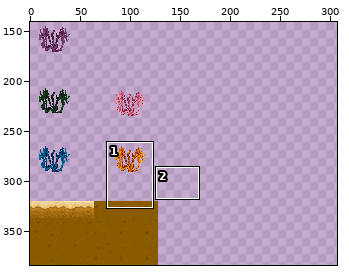
Two versions of one sprite sheet, TheRealAirshipDown/sprites/sprite29/layers/b7dda76b-b1d0-4cea-8bfd-cf167c5a0fc6/f9f1f86b-3fd9-444b-bad8-c3d7f28a9474.png. The picture above shows the old version from afar; the outline marks the close-up.
Close-up. Earlier state:
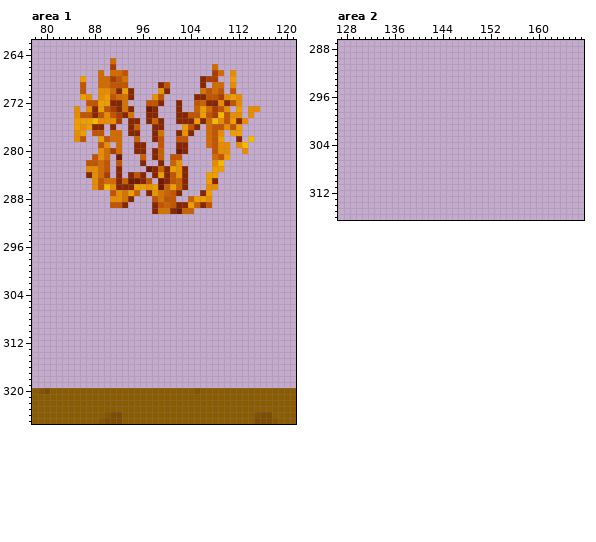
The file is 512x384 pixels. Colours within 5 levels of each other are drawn and written as one. Shown: area 1: x 78..121, y 262..325; area 2: x 127..167, y 287..316. The wide view leaves out empty margins. The commit also changed other parts of the picture, which this record leaves out.
Now the later version:
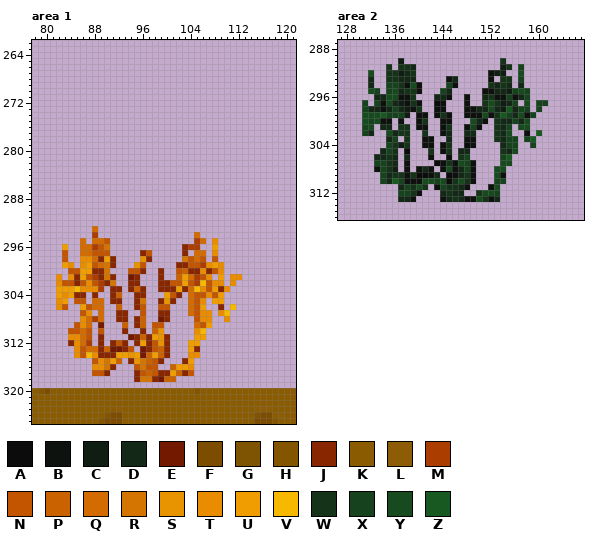
Palette (. is transparent): A #0b0c0b  B #0d120e  C #101d12  D #132816  E #721900  F #7c4c00  G #7e5402  H #845500  J #882600  K #8a5b01  L #8c5c07  M #ab3d00  N #c35400  P #cb6200  Q #d36b00  R #d37500  S #e89300  T #ea8c00  U #ef9d00  V #f6b900  W #143319  X #16431d  Y #174b1f  Z #185921
The edit:
Area 1:
y 265: x 91 Q -> .
y 266: x 91 M -> .; x 108 Q -> .
y 267: x 89 Q -> .; x 91..93 QQN -> ...; x 108..109 MQ -> ..; x 111 T -> .
y 268: x 86 U -> .; x 89..93 QQMNR -> .....; x 106..108 JMM -> ...; x 111 U -> .
y 269: x 86 N -> .; x 89..93 QQNNN -> .....; x 99..100 JN -> ..; x 106 J -> .; x 108..109 QQ -> ..; x 111 T -> .
y 270: x 86 N -> .; x 89..94 TTQJUJ -> ......; x 99..100 SJ -> ..; x 106..109 RNQN -> ....; x 111 N -> .
y 271: x 86..87 UT -> ..; x 89..94 TUNQRJ -> ......; x 98..99 SN -> ..; x 105..112 JJNNMTUT -> ........
y 272: x 87..93 NNUUJJR -> .......; x 97..99 NNJ -> ...; x 102 J -> .; x 105..112 NPJJTJNT -> ........
y 273: x 85 T -> .; x 87..94 TJUNMJRJ -> ........; x 97..98 EJ -> ..; x 102 J -> .; x 105..110 PUQMNT -> ......; x 112 U -> .; x 114..115 TT -> ..
y 274: x 85..94 TNNJNTNMJR -> ..........; x 97..98 JJ -> ..; x 102..112 JJNNUNMVNTT -> ...........; x 114 T -> .
y 275: x 85..92 UUUVTTTM -> ........; x 94..95 JJ -> ..; x 97..99 JPJ -> ...; x 102..113 JJJUJQVTNUJT -> ............
y 276: x 85..89 UTUJJ -> .....; x 91 J -> .; x 94..95 JP -> ..; x 98..99 JJ -> ..; x 103..105 UNJ -> ...; x 107..112 QNNTNU -> ......
y 277: x 85..86 TU -> ..; x 88..89 NN -> ..; x 91..92 QQ -> ..; x 94..95 JJ -> ..; x 98..99 JR -> ..; x 102..104 JSJ -> ...; x 107..109 QNT -> ...; x 111..112 UU -> ..
y 278: x 85..86 TN -> ..; x 89..92 UNQQ -> ....; x 95 P -> .; x 98..99 JN -> ..; x 102..103 NN -> ..; x 107..109 QNU -> ...; x 112 J -> .; x 114 V -> .
y 279: x 89..90 NT -> ..; x 92 Q -> .; x 95..96 JJ -> ..; x 99 N -> .; x 102..103 JJ -> ..; x 107..110 QNTT -> ....; x 112..113 TV -> ..
y 280: x 89..92 TQMQ -> ....; x 95..96 JJ -> ..; x 98..99 JP -> ..; x 102..103 EJ -> ..; x 108..110 NTT -> ...; x 113 T -> .
y 281: x 88..90 NTQ -> ...; x 92 E -> .; x 96 P -> .; x 98..99 JP -> ..; x 101..102 NN -> ..; x 108..110 QNU -> ...
y 282: x 87..90 NNQN -> ....; x 92 N -> .; x 96 J -> .; x 99 J -> .; x 101..102 PS -> ..; x 108..109 TV -> ..
y 283: x 87..90 TTQN -> ....; x 92 J -> .; x 97..103 EJPJUSJ -> .......; x 108..109 UU -> ..
y 284: x 87..90 JTQM -> ....; x 92 J -> .; x 94..96 JNJ -> ...; x 98..103 JUJNSJ -> ......; x 107..108 UU -> ..
y 285: x 88..97 TNQQJPEEJN -> ..........; x 99..103 EJNPJ -> .....; x 107..108 UJ -> ..
y 286: x 88..103 TNVTJJJUUSUEPUPJ -> ................; x 107..108 TT -> ..
y 287: x 91..95 NTRUP -> .....; x 97..102 JSRPNJ -> ......; x 106..107 JU -> ..
y 288: x 91..94 TTRJ -> ....; x 98..101 NRNN -> ....; x 104..107 PUUT -> ....
y 289: x 91..93 NNJ -> ...; x 98..107 JNPNJJUPJN -> ..........
y 290: x 98..104 JRRJEPP -> .......
y 293: x 88 . -> Q
y 294: x 88 . -> M; x 105 . -> Q
y 295: x 86 . -> Q; x 88..90 ... -> QQN; x 105..106 .. -> MQ; x 108 . -> T
y 296: x 83 . -> U; x 86..90 ..... -> QQMNR; x 103..105 ... -> JMM; x 108 . -> U
y 297: x 83 . -> N; x 86..90 ..... -> QQNNN; x 96..97 .. -> JN; x 103 . -> J; x 105..106 .. -> QQ; x 108 . -> T
y 298: x 83 . -> N; x 86..91 ...... -> TTQJUJ; x 96..97 .. -> SJ; x 103..106 .... -> RNQN; x 108 . -> N
y 299: x 83..84 .. -> UT; x 86..91 ...... -> TUNQRJ; x 95..96 .. -> SN; x 102..109 ........ -> JJNNMTUT
y 300: x 84..90 ....... -> NNUUJJR; x 94..96 ... -> NNJ; x 99 . -> J; x 102..109 ........ -> NPJJTJNT
y 301: x 82 . -> T; x 84..91 ........ -> TJUNMJRJ; x 94..95 .. -> EJ; x 99 . -> J; x 102..107 ...... -> PUQMNT; x 109 . -> U; x 111..112 .. -> TT
y 302: x 82..91 .......... -> TNNJNTNMJR; x 94..95 .. -> JJ; x 99..109 ........... -> JJNNUNMVNTT; x 111 . -> T
y 303: x 82..89 ........ -> UUUVTTTM; x 91..92 .. -> JJ; x 94..96 ... -> JPJ; x 99..110 ............ -> JJJUJQVTNUJT
y 304: x 82..86 ..... -> UTUJJ; x 88 . -> J; x 91..92 .. -> JP; x 95..96 .. -> JJ; x 100..102 ... -> UNJ; x 104..109 ...... -> QNNTNU
y 305: x 82..83 .. -> TU; x 85..86 .. -> NN; x 88..89 .. -> QQ; x 91..92 .. -> JJ; x 95..96 .. -> JR; x 99..101 ... -> JSJ; x 104..106 ... -> QNT; x 108..109 .. -> UU
y 306: x 82..83 .. -> TN; x 86..89 .... -> UNQQ; x 92 . -> P; x 95..96 .. -> JN; x 99..100 .. -> NN; x 104..106 ... -> QNU; x 109 . -> J; x 111 . -> V
y 307: x 86..87 .. -> NT; x 89 . -> Q; x 92..93 .. -> JJ; x 96 . -> N; x 99..100 .. -> JJ; x 104..107 .... -> QNTT; x 109..110 .. -> TV
y 308: x 86..89 .... -> TQMQ; x 92..93 .. -> JJ; x 95..96 .. -> JP; x 99..100 .. -> EJ; x 105..107 ... -> NTT; x 110 . -> T
y 309: x 85..87 ... -> NTQ; x 89 . -> E; x 93 . -> P; x 95..96 .. -> JP; x 98..99 .. -> NN; x 105..107 ... -> QNU
y 310: x 84..87 .... -> NNQN; x 89 . -> N; x 93 . -> J; x 96 . -> J; x 98..99 .. -> PS; x 105..106 .. -> TV
y 311: x 84..87 .... -> TTQN; x 89 . -> J; x 94..100 ....... -> EJPJUSJ; x 105..106 .. -> UU
y 312: x 84..87 .... -> JTQM; x 89 . -> J; x 91..93 ... -> JNJ; x 95..100 ...... -> JUJNSJ; x 104..105 .. -> UU
y 313: x 85..94 .......... -> TNQQJPEEJN; x 96..100 ..... -> EJNPJ; x 104..105 .. -> UJ
y 314: x 85..100 ................ -> TNVTJJJUUSUEPUPJ; x 104..105 .. -> TT
y 315: x 88..92 ..... -> NTRUP; x 94..99 ...... -> JSRPNJ; x 103..104 .. -> JU
y 316: x 88..91 .... -> TTRJ; x 95..98 .... -> NRNN; x 101..104 .... -> PUUT
y 317: x 88..90 ... -> NNJ; x 95..104 .......... -> JNPNJJUPJN
y 318: x 95..101 ....... -> JRRJEPP
Area 2:
y 290: x 137 . -> C; x 154 . -> W
y 291: x 135 . -> W; x 137..139 ... -> WWD; x 154..155 .. -> CW; x 157 . -> X
y 292: x 132 . -> Y; x 135..139 ..... -> WWCDW; x 152..154 ... -> BCC; x 157 . -> Y
y 293: x 132 . -> D; x 135..139 ..... -> WWDDD; x 145..146 .. -> BD; x 152 . -> B; x 154..155 .. -> WW; x 157 . -> X
y 294: x 132 . -> D; x 135..140 ...... -> XXWBYB; x 145..146 .. -> XB; x 152..155 .... -> WDWD; x 157 . -> D
y 295: x 132..133 .. -> YX; x 135..140 ...... -> XYDWWB; x 144..145 .. -> XD; x 151..158 ........ -> BBDDCXYX
y 296: x 133..139 ....... -> DDYYBBW; x 143..145 ... -> DDB; x 148 . -> B; x 151..158 ........ -> DWBBXBDX
y 297: x 131 . -> X; x 133..140 ........ -> XBYDCBWB; x 143..144 .. -> AB; x 148 . -> B; x 151..156 ...... -> WYWCDX; x 158 . -> Y; x 160..161 .. -> XX
y 298: x 131..140 .......... -> XDDBDXDCBW; x 143..144 .. -> BB; x 148..158 ........... -> BBDDYDCZDXX; x 160 . -> X
y 299: x 131..138 ........ -> YYYZXXXC; x 140..141 .. -> BB; x 143..145 ... -> BWB; x 148..159 ............ -> BBBYBWZXDYBX
y 300: x 131..135 ..... -> YXYBB; x 137 . -> B; x 140..141 .. -> BW; x 144..145 .. -> BB; x 149..151 ... -> YDB; x 153..158 ...... -> WDDXDY
y 301: x 131..132 .. -> XY; x 134..135 .. -> DD; x 137..138 .. -> WW; x 140..141 .. -> BB; x 144..145 .. -> BW; x 148..150 ... -> BXB; x 153..155 ... -> WDX; x 157..158 .. -> YY
y 302: x 131..132 .. -> XD; x 135..138 .... -> YDWW; x 141 . -> W; x 144..145 .. -> BD; x 148..149 .. -> DD; x 153..155 ... -> WDY; x 158 . -> B; x 160 . -> Z
y 303: x 135..136 .. -> DX; x 138 . -> W; x 141..142 .. -> BB; x 145 . -> D; x 148..149 .. -> BB; x 153..156 .... -> WDXX; x 158..159 .. -> XZ
y 304: x 135..138 .... -> XWCW; x 141..142 .. -> BB; x 144..145 .. -> BW; x 148..149 .. -> AB; x 154..156 ... -> DXX; x 159 . -> X
y 305: x 134..136 ... -> DXW; x 138 . -> A; x 142 . -> W; x 144..145 .. -> BW; x 147..148 .. -> DD; x 154..156 ... -> WDY
y 306: x 133..136 .... -> DDWD; x 138 . -> D; x 142 . -> B; x 145 . -> B; x 147..148 .. -> WX; x 154..155 .. -> XZ
y 307: x 133..136 .... -> XXWD; x 138 . -> B; x 143..149 ....... -> ABWBYXB; x 154..155 .. -> YY
y 308: x 133..136 .... -> BXWC; x 138 . -> B; x 140..142 ... -> BDB; x 144..149 ...... -> BYBDXB; x 153..154 .. -> YY
y 309: x 134..143 .......... -> XDWWBWAABD; x 145..149 ..... -> ABDWB; x 153..154 .. -> YB
y 310: x 134..149 ................ -> XDZXBBBYYXYAWYWB; x 153..154 .. -> XX
y 311: x 137..141 ..... -> DXWYW; x 143..148 ...... -> BXWWDB; x 152..153 .. -> BY
y 312: x 137..140 .... -> XXWB; x 144..147 .... -> DWDD; x 150..153 .... -> WYYX
y 313: x 137..139 ... -> DDB; x 144..153 .......... -> BDWDBBYWBD
Changed places in both close-ups, as pixel boxes (x1, y1, x2, y2):
changed: (56, 58, 260, 382)
added: (362, 58, 548, 202)
